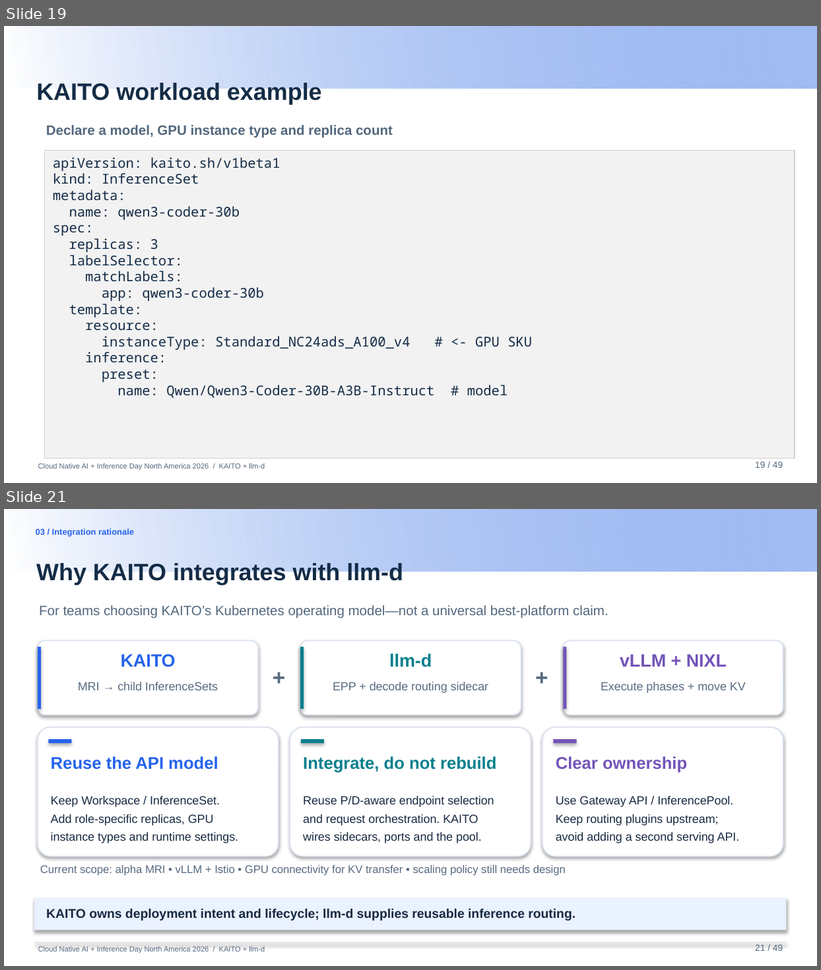
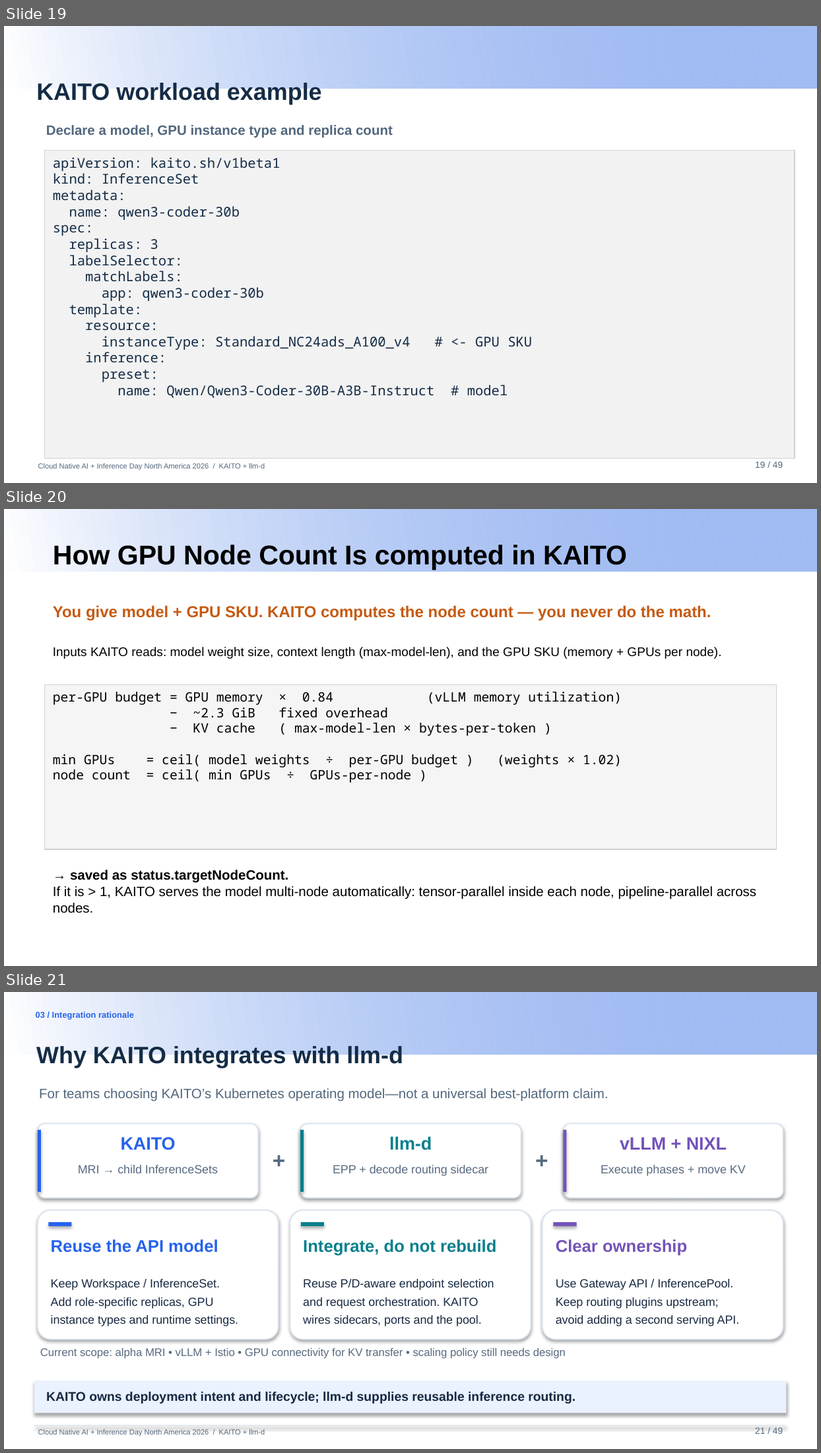
Before and after one commit to andyzhangx/demo, a slide deck: llm/pd-disaggregation/kubecon-na-2026-pd-disaggregation-kaito-llmd.pptx. Shown one above the other, each under a label of ours: slides 19 and 21 before the commit, slides 19, 20 and 21 after it; the slides between them are not shown. The pictures are 821x970 and 821x1453 pixels, drawn with LibreOffice and Linux fonts; fonts in the diff are those of the drawing; background and template pictures are left out. Boxes give left, top, right and bottom in pixels: in the first picture for what was removed or moved away, otherwise in the second. Text is boxed around its words. In the diff, an @@ line names an element or a change of style, - is before the commit and + after.

```diff
--- a/llm/pd-disaggregation/kubecon-na-2026-pd-disaggregation-kaito-llmd.pptx
+++ b/llm/pd-disaggregation/kubecon-na-2026-pd-disaggregation-kaito-llmd.pptx
@@ slide 20 added at (4,509,817,966), background #FFFFFF; not listed: 1 template element that a slide beside it also shows @@
@@ text added at (53,545,627,570), 24 pt, text #000000, bold @@
+How GPU Node Count Is computed in KAITO
@@ text added at (53,605,712,621), 14 pt, text #C55A11, bold @@
+You give model + GPU SKU. KAITO computes the node count — you never do the math.
@@ text added at (53,647,722,659), 11.1 pt, text #000000 @@
+Inputs KAITO reads: model weight size, context length (max-model-len), and the GPU SKU (memory + GPUs per node).
@@ rectangle added at (45,685,776,850), fill #F5F5F5, outline #D0D0D0 0.75 pt, 11.5 pt, text #000000 @@
+per-GPU budget = GPU memory × 0.84 (vLLM memory utilization)
+− ~2.3 GiB fixed overhead
+− KV cache ( max-model-len × bytes-per-token )
+min GPUs = ceil( model weights ÷ per-GPU budget ) (weights × 1.02)
+node count = ceil( min GPUs ÷ GPUs-per-node )
@@ text added at (53,870,756,914), 12 pt, text #000000 @@
+→ saved as status.targetNodeCount.
+If it is > 1, KAITO serves the model multi-node automatically: tensor-parallel inside each node, pipeline-parallel across nodes.
```
Also in this commit, not shown: 16 slides changed, 2 other slides added.
